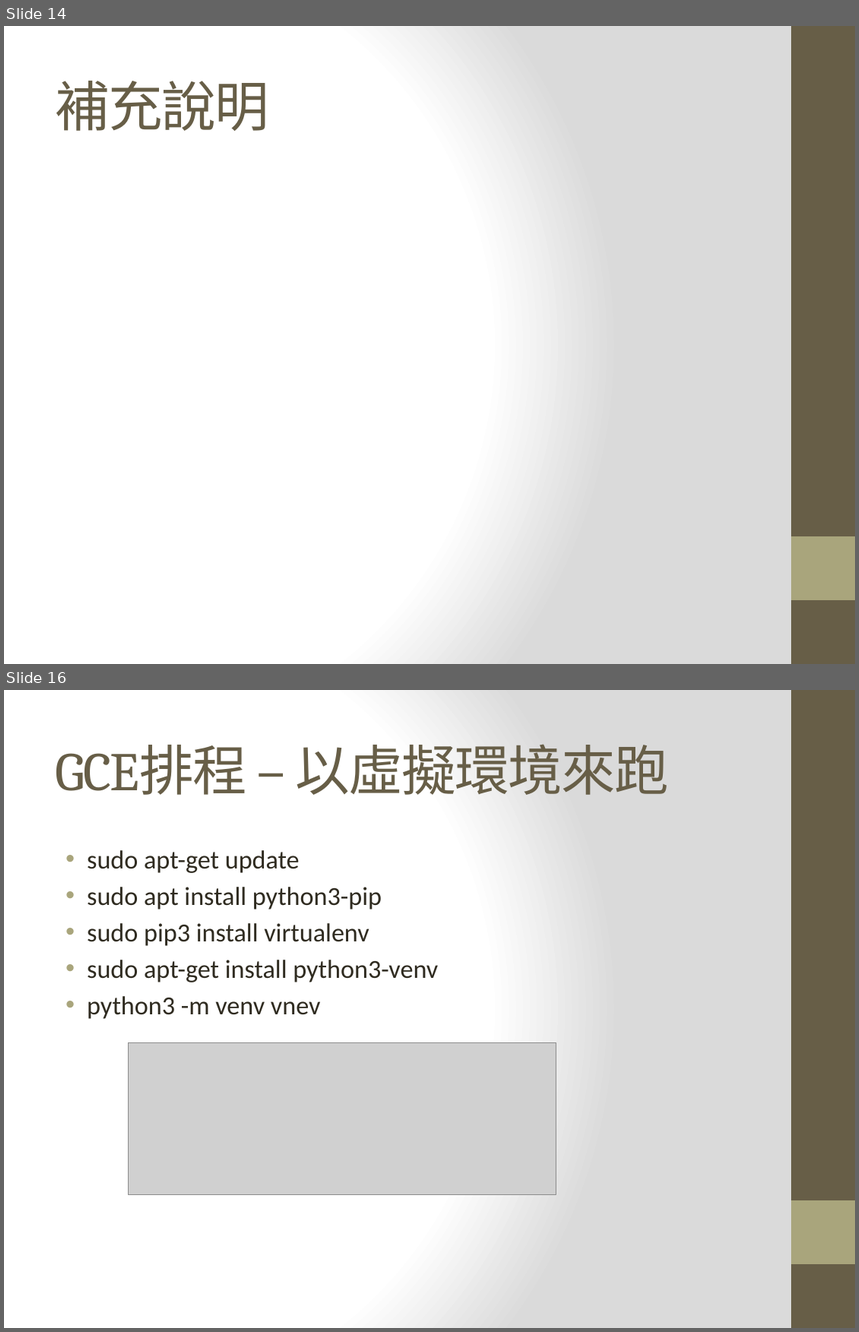
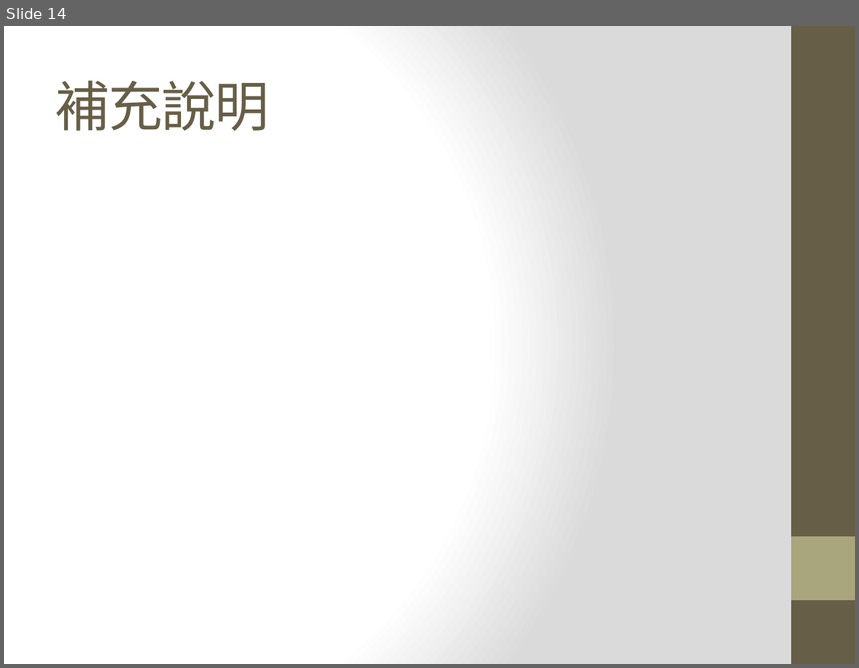
Before and after one commit to maloyang/KH20200704_Python_Basic_and_ML, a slide deck: Day3/Day3-3.pptx. Shown one above the other, each under a label of ours: slides 14 and 16 before the commit, slide 14 after it; the slides between them are not shown. The pictures are 859x1332 and 859x668 pixels, drawn with LibreOffice and Linux fonts; fonts in the diff are those of the drawing; grey boxes stand for pictures. Boxes give left, top, right and bottom in pixels: in the first picture for what was removed or moved away, otherwise in the second. Text is boxed around its words. In the diff, an @@ line names an element or a change of style, - is before the commit and + after.

```diff
--- a/Day3/Day3-3.pptx
+++ b/Day3/Day3-3.pptx
@@ slide 16 removed at (x1=4, y1=690, x2=855, y2=1328), background gradient #FFFFFF to #DADADA; not listed: 2 template elements that a slide beside it also shows @@
@@ title removed at (x1=55, y1=744, x2=669, y2=795) @@
-GCE排程 – 以虛擬環境來跑
@@ text removed at (x1=87, y1=850, x2=438, y2=1019) @@
-• sudo apt-get update
-• sudo apt install python3-pip
-• sudo pip3 install virtualenv
-• sudo apt-get install python3-venv
-• python3 -m venv vnev
@@ picture removed at (x1=129, y1=1043, x2=557, y2=1195) @@
```
Also in this commit, not shown: 3 slides changed, 1 slide added, 2 other slides removed, 2 other files.
